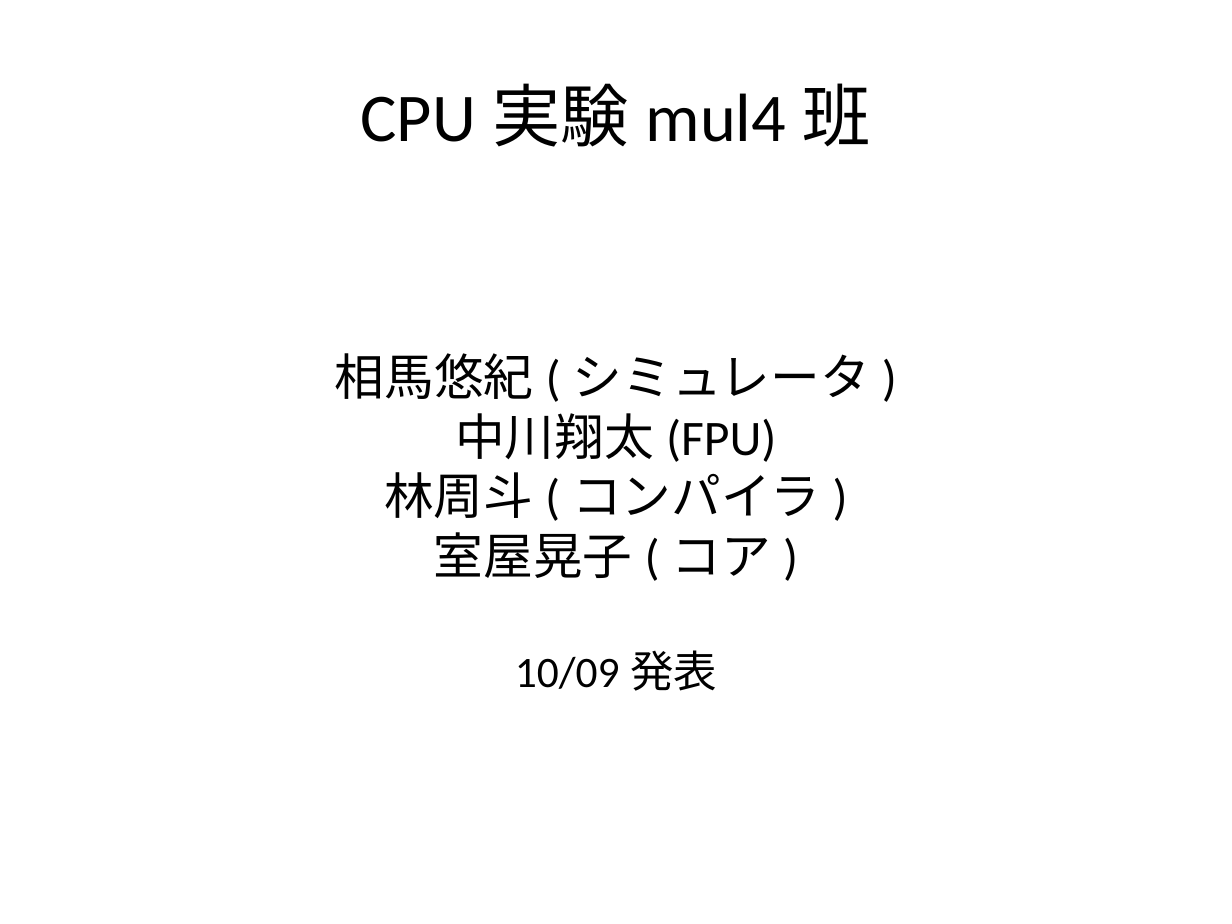
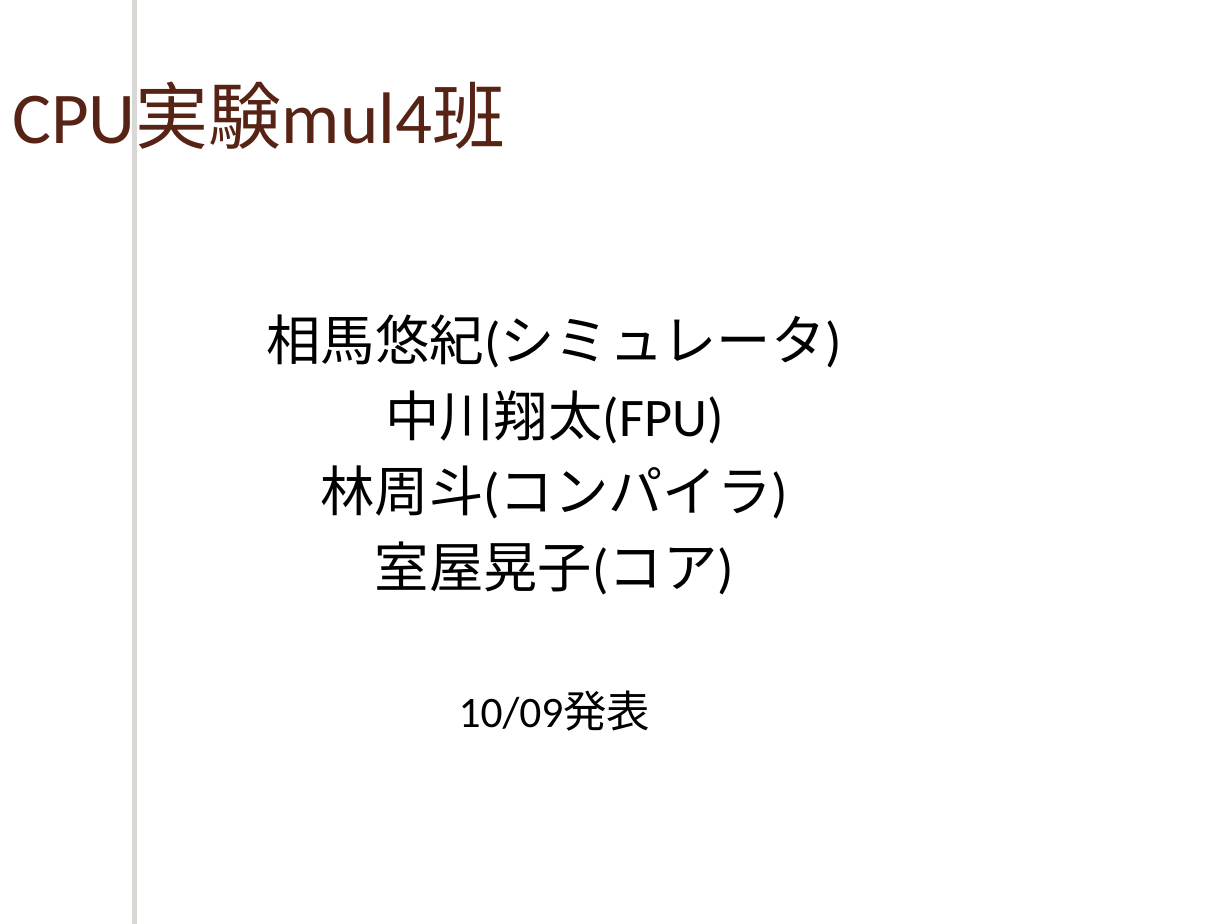
Before and after one commit to cpumul4/cpuex, a slide deck: slide 1 of 10_09.odp. Drawn at 1232x924 pixels with LibreOffice and Linux fonts; fonts in the diff are those of the drawing; background and template pictures are left out. Boxes give left, top, right and bottom in pixels: in the first picture for what was removed or moved away, otherwise in the second. Text is boxed around its words. In the diff, an @@ line names an element or a change of style, - is before the commit and + after.

```diff
--- a/10_09.odp
+++ b/10_09.odp
@@ freeform shape added at (136, 0, 146, 924), fill #FFFFFF @@
@@ title "CPU実験mul4班": place and size @@
-title "CPU実験mul4班" at (61, 37, 1171, 191)
+title "CPU実験mul4班" at (12, 82, 505, 161)
@@ title "CPU実験mul4班" at (12, 82, 505, 161): size 44 to 47 pt, text colour #000000 to #572314; alignment centre to left @@
@@ subtitle "相馬悠紀(シミュレータ)": place and size @@
-subtitle "相馬悠紀(シミュレータ)" at (335, 353, 870, 689)
+subtitle "相馬悠紀(シミュレータ)" at (266, 314, 842, 731)
@@ subtitle "相馬悠紀(シミュレータ)" at (266, 314, 842, 731): size 32 to 35 pt in "相馬悠紀(シミュレータ)", "中川翔太(FPU)", "林周斗(コンパイラ)", "室屋晃子(コア)"; more space between paragraphs @@
```
Also in this commit, not shown: 6 other slides changed, 8 slides added, 2 slides removed.
